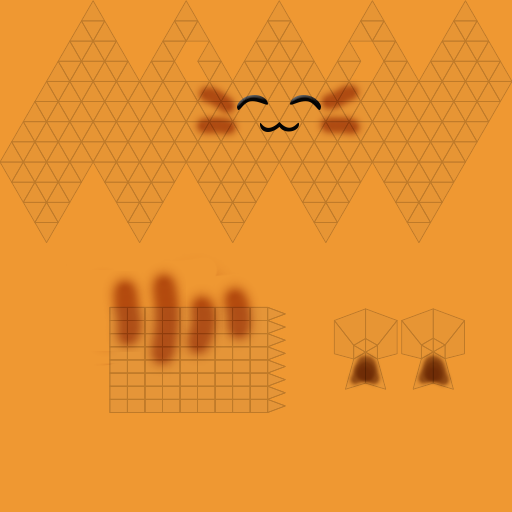
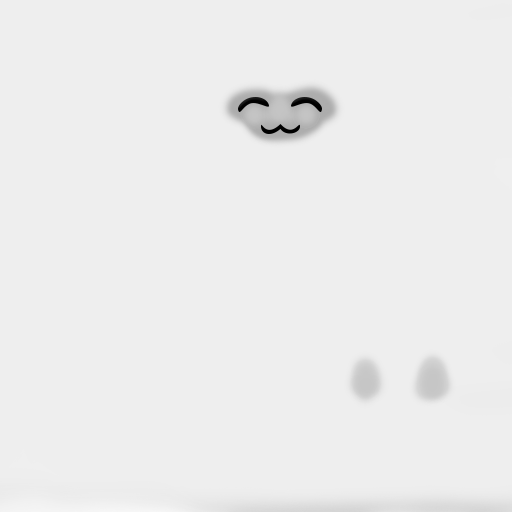
Comparing the layer stacks of the two w=512, h=512 images. Changes:
hid "Layer 1" over [0, 0, 512, 413]
added layer "Layer 5" above "Layer 4" over [238, 97, 322, 134]
added layer "Layer 4" above "Ellipse 2" over [0, 0, 512, 512]
hid "Layer 3" over [38, 76, 454, 441]
hid "Layer 2" over [0, 0, 512, 512]
hid "Background" over [0, 0, 512, 512]
